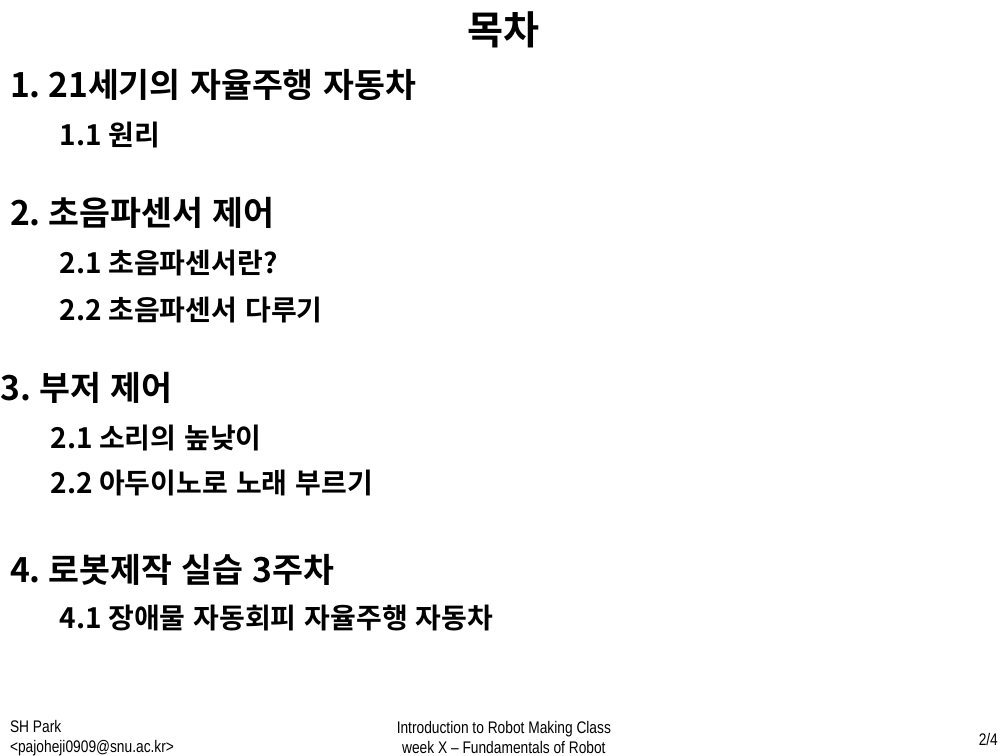
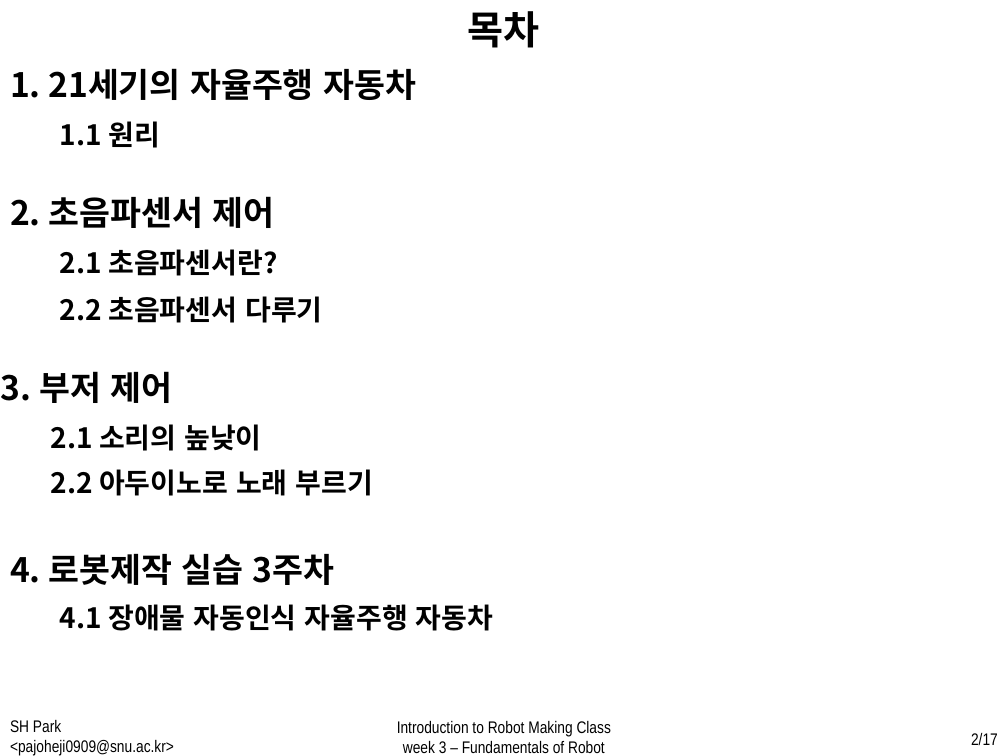
Before and after one commit to WhenTheyCry96/RobotTutorial, a slide deck: slide 2 of PPT/week3.pptx. Drawn at 1008x756 pixels with LibreOffice and Linux fonts; fonts in the diff are those of the drawing. Boxes give left, top, right and bottom in pixels: in the first picture for what was removed or moved away, otherwise in the second. Text is boxed around its words. In the diff, an @@ line names an element or a change of style, - is before the commit and + after.

Commit message:
week3 add features

```diff
--- a/PPT/week3.pptx
+++ b/PPT/week3.pptx
@@ text at [60,604,493,631]: text changed @@
-4.1 장애물 자동회피 자율주행 자동차
+4.1 장애물 자동인식 자율주행 자동차
@@ text at [403,741,605,753]: text changed @@
-week X – Fundamentals of Robot
+week 3 – Fundamentals of Robot
@@ page number at [971,733,998,745]: text changed @@
-2/4
+2/17
```
Also in this commit, not shown: 13 other slides changed, 3 slides added, 9 other files.
